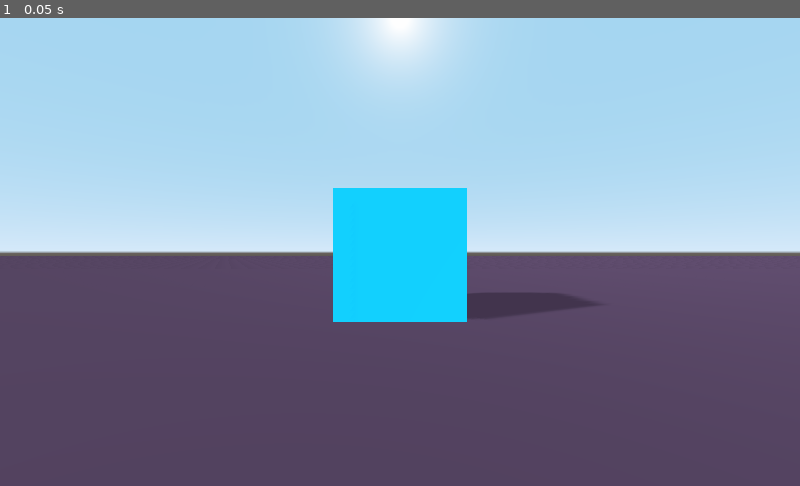
Above: before the commit, frame 1.
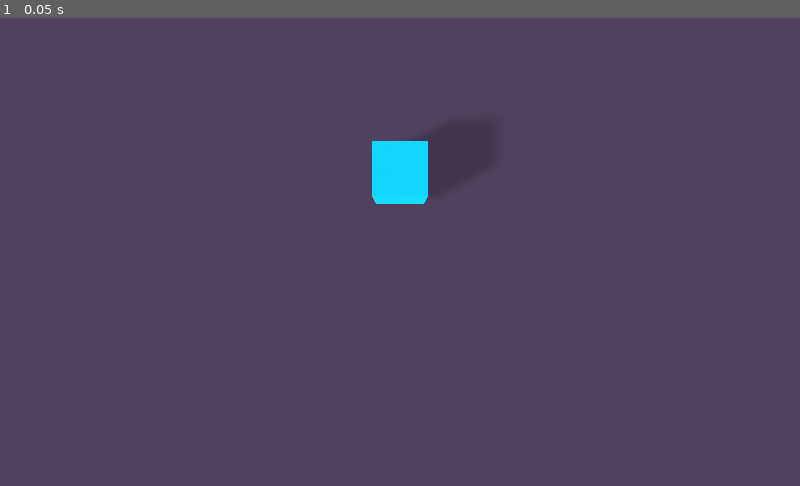
Above: after the commit, the same moment.

Repository: binaryorange/BetterCam
Game: Godot game, scene res://TestDemo.tscn
The game is run twice, just before and just after one commit, with the same random seed, the same clock (stepped at 60 frames per second) and the same inputs.
Inputs:
- Up to frame 1 (0.05 s): no input

The runs differ from the first frame. In frame 1, 53% of the frame differs, in the area x 0-100%, y 0-65%.

Commit message:
Cleanup/More choices

Diff:
--- a/BetterCam/BetterCam.gd
+++ b/BetterCam/BetterCam.gd
@@ -36,20 +36,28 @@
 enum CamSmoothStyle {SMOOTH_IN_OUT, SMOOTH_OUT}
 enum CamTarget {DEFAULT, CUSTOM}
 enum CamDistance {FIXED_DISTANCE, DYNAMIC_DISTANCES}
+enum InheritPlayerTransform {FALSE, TRUE}
 enum InputMode {MOUSE, GAMEPAD, MOUSE_AND_GAMEPAD}
 enum Inputs {CREATE_FOR_ME, CUSTOM}
 
 
 # These are publicly available variables that allow the user to choose certain parameters for their camera.
 
+# This allows the user to make the camera inherit information from a player transform.
+# Undecided if this will stay in or not, hence being right at the top.
+export (InheritPlayerTransform) var inherit_player_transform = InheritPlayerTransform.FALSE
+export (NodePath) var player_transform : NodePath = ""
+
 # Camera Settings
 export (CamFollowMode) var camera_follow_mode = CamFollowMode.SMOOTH
 export (CamSmoothStyle) var camera_smooth_style = CamSmoothStyle.SMOOTH_OUT
-export (CamDistance) var camera_distance_mode= CamDistance.DYNAMIC_DISTANCES
+export (CamDistance) var camera_distance_mode = CamDistance.DYNAMIC_DISTANCES
 export (CamTarget) var camera_target = CamTarget.DEFAULT
 export var camera_smooth_speed : float = 0.03
 export var camera_minimum_distance_to_player : float = 1.0
 export var camera_rotation_speed : float = 1.0
+export var maximum_x_angle : float = 90.0
+export var minimum_x_angle : float = -90.0
 
 # Input settings
 export (InputMode) var camera_input_mode = InputMode.MOUSE_AND_GAMEPAD
@@ -63,16 +71,40 @@
 onready var _y_gimbal = $"."
 onready var _x_gimbal = $XRotationHelper
 onready var _springarm = $XRotationHelper/SpringArm
+onready var _target = $XRotationHelper/SpringArm/CameraTarget
 
 # This array will store objects that are close enough to the camera to warrant clipping
-var _objects : Array = []
+var _objects : Array
 
 # This tells us when the camera can clip to geometry
 var _can_clip : bool = false
 
+# This array holds the values of the Zoom Level Markers
+var _zoom_level_markers : Array
+
+# This tells us what zoom level the camera is currently at
+var _zoom : int = 0
+
+# This stores the custom player transform in a node
+var _player_transform : Node
+
 
 # Called when the node enters the scene tree for the first time.
 func _ready() -> void:
+
+	# Determine if we are inheriting the rotation and position from player object
+	if inherit_player_transform == InheritPlayerTransform.FALSE:
+		self.set_as_toplevel(true)
+	elif inherit_player_transform == InheritPlayerTransform.TRUE:
+		# Check if there's anything assigned to player_transform
+		if not player_transform:
+			printerr("'player_transform unassigned!' Please choose a transform and try again.")
+			push_error("'player_transform unassigned!' Please choose a transform and try again.")
+			# Force close the game
+			get_tree().quit()
+		else:
+			_player_transform = get_node(player_transform)
+			self.set_as_toplevel(false)
 
 	# Determine whether the mouse is free or not
 	if camera_input_mode == InputMode.MOUSE_AND_GAMEPAD or camera_input_mode == InputMode.MOUSE:
@@ -80,10 +112,20 @@
 	else:
 		Input.set_mouse_mode(Input.MOUSE_MODE_VISIBLE)
 
+	if camera_distance_mode == CamDistance.DYNAMIC_DISTANCES:
+		# Get and store the zoom levels from the Zoom Level Markers
+		for i in range($XRotationHelper/ZoomLevelMarkers.get_child_count()):
+			# Add the zoom level to the zoom level markers array
+			_zoom_level_markers.insert(_zoom_level_markers.size(), $XRotationHelper/ZoomLevelMarkers.get_child(i).transform.origin.z)
+			# Hide the mesh
+			$XRotationHelper/ZoomLevelMarkers.get_child(i).hide()
+	else:
+		pass
+
 	# Hide the visual aid
 	$XRotationHelper/SpringArm/CameraTarget/TargetVisualAid.hide()
 
 
 # Called every frame. 'delta' is the elapsed time since the previous frame.
-#func _process(delta):
-#	pass
+func _process(_delta) -> void:
+	pass
--- a/BetterCam/BetterCam.tscn
+++ b/BetterCam/BetterCam.tscn
@@ -1,20 +1,27 @@
-[gd_scene load_steps=6 format=2]
+[gd_scene load_steps=8 format=2]
 
 [ext_resource path="res://BetterCam/CheckInputs.gd" type="Script" id=1]
 [ext_resource path="res://BetterCam/BetterCam.gd" type="Script" id=2]
+
+[sub_resource type="SphereMesh" id=4]
+
+[sub_resource type="SpatialMaterial" id=5]
+emission_enabled = true
+emission = Color( 1, 1, 1, 1 )
+emission_energy = 16.0
+emission_operator = 0
+emission_on_uv2 = false
 
 [sub_resource type="SphereShape" id=1]
 margin = 1.0
 radius = 0.5
 
-[sub_resource type="CubeMesh" id=2]
-size = Vector3( 1, 1, 1 )
+[sub_resource type="SphereMesh" id=6]
 
 [sub_resource type="SpatialMaterial" id=3]
-flags_transparent = true
-albedo_color = Color( 1, 1, 0, 0.0980392 )
+albedo_color = Color( 0, 1, 0, 1 )
 emission_enabled = true
-emission = Color( 1, 1, 0, 1 )
+emission = Color( 0, 1, 0, 1 )
 emission_energy = 1.0
 emission_operator = 0
 emission_on_uv2 = false
@@ -24,6 +31,26 @@
 
 [node name="XRotationHelper" type="Spatial" parent="."]
 
+[node name="ZoomLevelMarkers" type="Spatial" parent="XRotationHelper"]
+__meta__ = {
+"_editor_description_": "Use these zoom marking indicators to adjust how far the camera can zoom in and out! Defaults are recommended for most game types."
+}
+
+[node name="zoom" type="MeshInstance" parent="XRotationHelper/ZoomLevelMarkers"]
+transform = Transform( 0.25, 0, 0, 0, 0.25, 0, 0, 0, 0.25, 0, 0, 3 )
+mesh = SubResource( 4 )
+material/0 = SubResource( 5 )
+
+[node name="zoom2" type="MeshInstance" parent="XRotationHelper/ZoomLevelMarkers"]
+transform = Transform( 0.25, 0, 0, 0, 0.25, 0, 0, 0, 0.25, 0, 0, 9 )
+mesh = SubResource( 4 )
+material/0 = SubResource( 5 )
+
+[node name="zoom3" type="MeshInstance" parent="XRotationHelper/ZoomLevelMarkers"]
+transform = Transform( 0.25, 0, 0, 0, 0.25, 0, 0, 0, 0.25, 0, 0, 15 )
+mesh = SubResource( 4 )
+material/0 = SubResource( 5 )
+
 [node name="SpringArm" type="SpringArm" parent="XRotationHelper"]
 shape = SubResource( 1 )
 spring_length = 3.0
@@ -32,17 +59,20 @@
 [node name="CameraTarget" type="Position3D" parent="XRotationHelper/SpringArm"]
 
 [node name="TargetVisualAid" type="MeshInstance" parent="XRotationHelper/SpringArm/CameraTarget"]
-mesh = SubResource( 2 )
+mesh = SubResource( 6 )
 material/0 = SubResource( 3 )
 
 [node name="Camera" type="Camera" parent="XRotationHelper"]
 transform = Transform( 1, 0, 0, 0, 1, 0, 0, 0, 1, 0, 0, 3 )
 current = true
+__meta__ = {
+"_editor_description_": "This camera is positioned according to the information from \"CameraTarget\", which is a child of the \"SpringArm\". This is how we can achieve a smooth camera!"
+}
 
 [node name="CheckInputs" type="Node" parent="."]
 script = ExtResource( 1 )
 __meta__ = {
 "_editor_description_": "This node checks input mappings and adds the appropriate ones for controlling the camera.
-A check is performed only if \"Create Inputs For Me\" is selected  in \"BetterCam\", allowing you to
+A check is performed only if \"Create Inputs For Me\" is selected in \"BetterCam\", allowing you to
 create your own input bindings should you choose to do so."
 }
--- a/BetterCam/CheckInputs.gd
+++ b/BetterCam/CheckInputs.gd
@@ -72,9 +72,9 @@
 			InputMap.action_add_event("_bc_mouse_zoom_out", event)
 
 		# Now that we're done, inform the user
-		print("Input mappings have been created!")
-		print(InputMap.get_actions())
-		push_warning("Input mappings have been created!")
+#		print("Input mappings have been created!")
+#		print(InputMap.get_actions())
+#		push_warning("Input mappings have been created!")
 	else:
 		printerr("Input mapping for BetterCam has failed! Please make sure 'Create Inputs For Me' is checked!")
 		push_error("Input mapping for BetterCam has failed! Please make sure 'Create Inputs For Me' is checked!")
--- a/TestDemo.tscn
+++ b/TestDemo.tscn
@@ -49,3 +49,7 @@
 
 [node name="BetterCam" parent="." instance=ExtResource( 1 )]
 transform = Transform( 1, 0, 0, 0, 1, 0, 0, 0, 1, 0, 2.04704, 0 )
+
+[node name="Camera" type="Camera" parent="."]
+transform = Transform( 1, 0, 0, 0, -4.37114e-08, 1, 0, -1, -4.37114e-08, 0, 15, 0 )
+current = true
